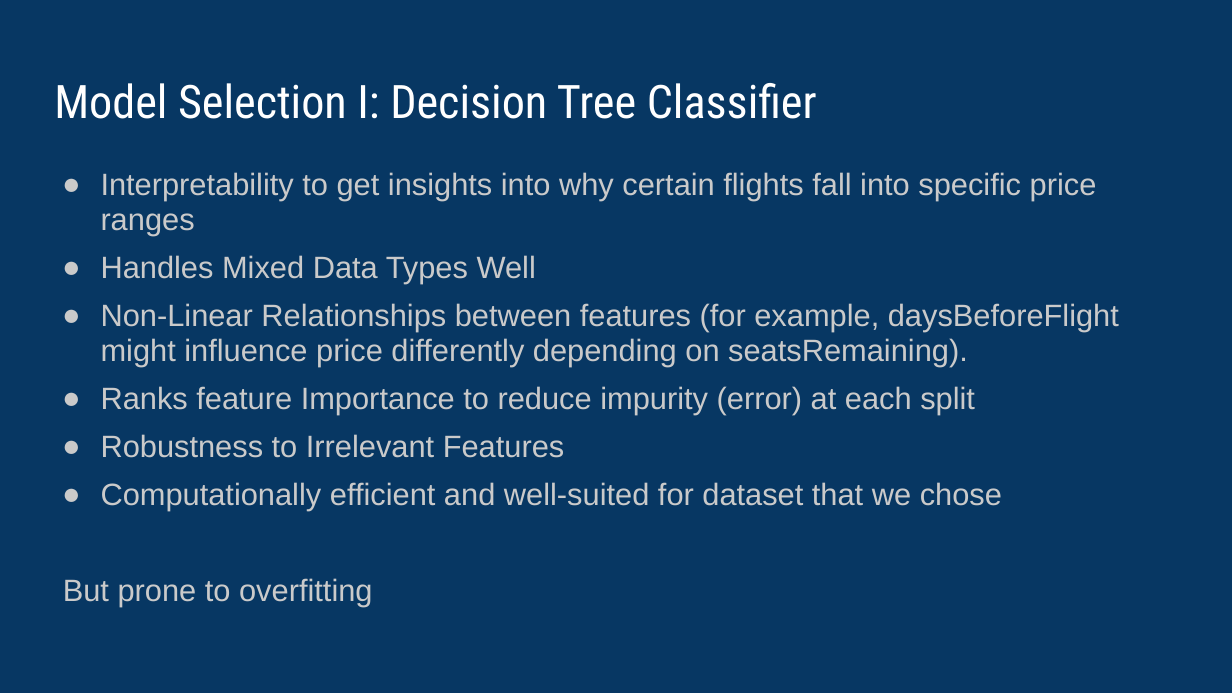
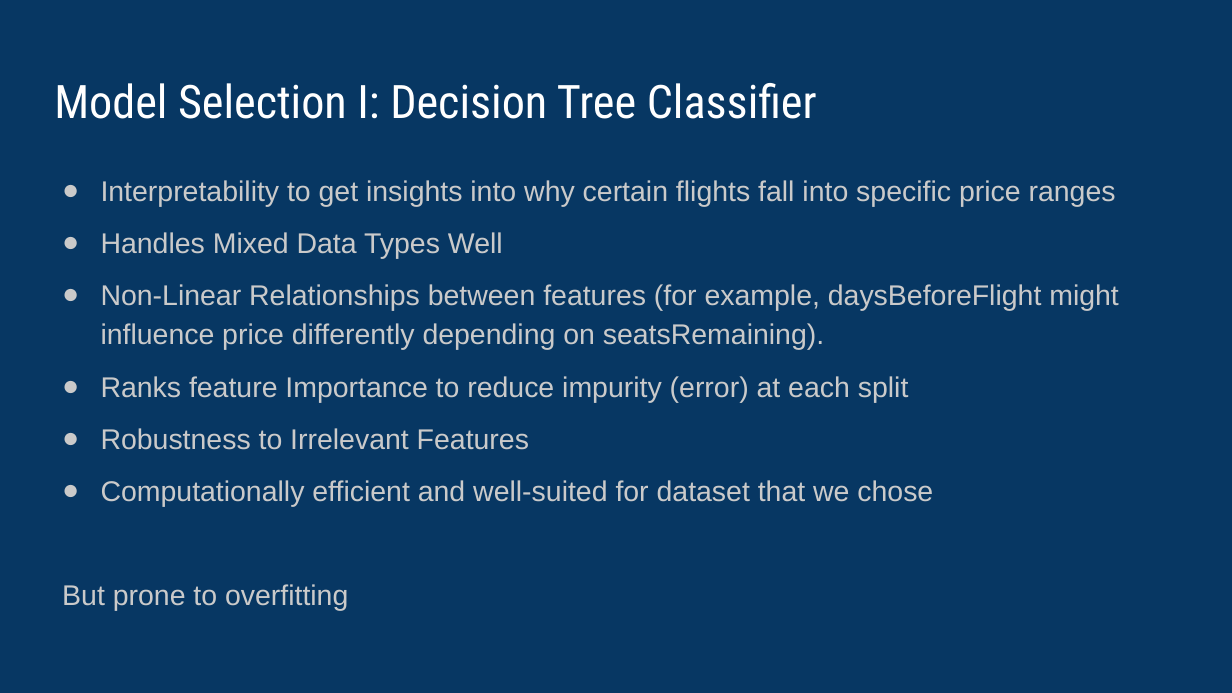
Before and after one commit to vipvivek15/CMPE_255_Final_Project, a slide deck: slide 7 of CMPE_255_Final_presentation.pptx. Drawn at 1232x693 pixels with LibreOffice and Linux fonts; fonts in the diff are those of the drawing. Boxes give left, top, right and bottom in pixels: in the first picture for what was removed or moved away, otherwise in the second. Text is boxed around its words. In the diff, an @@ line names an element or a change of style, - is before the commit and + after.

```diff
--- a/CMPE_255_Final_presentation.pptx
+++ b/CMPE_255_Final_presentation.pptx
@@ text "Interpretability to get insights into ..." at [62,180,1119,611]: size 24 to 22.2 pt; line spacing 0.95 to 1.15 @@
```
Also in this commit, not shown: 2 other slides changed, 4 other files.
